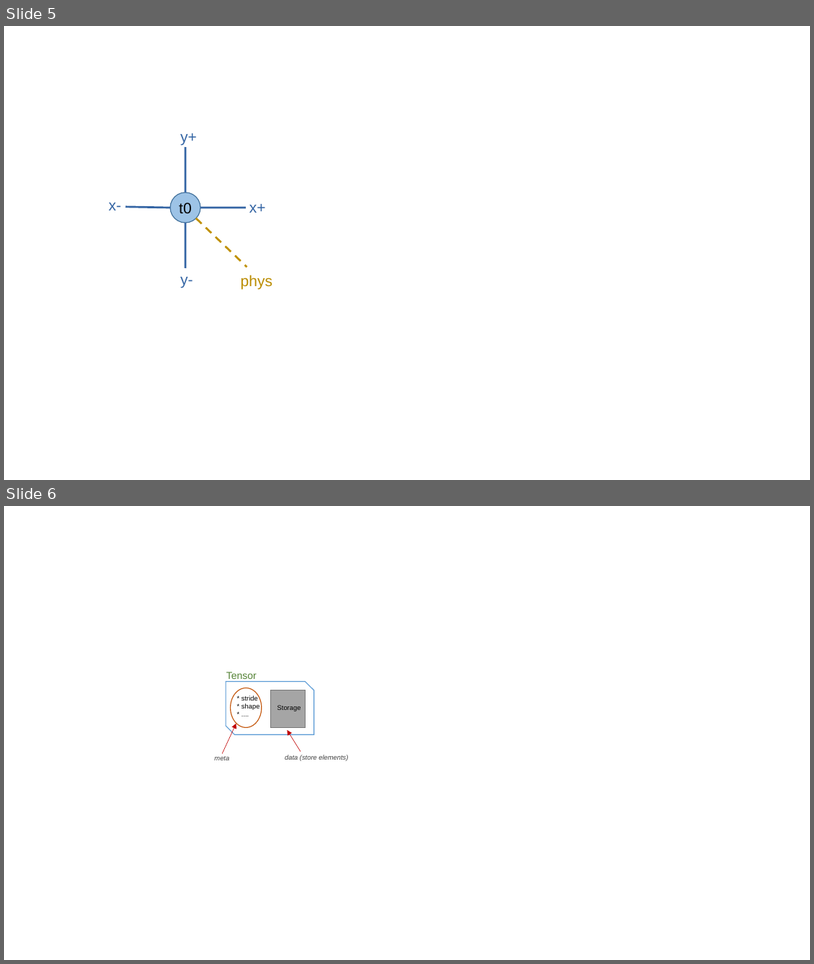
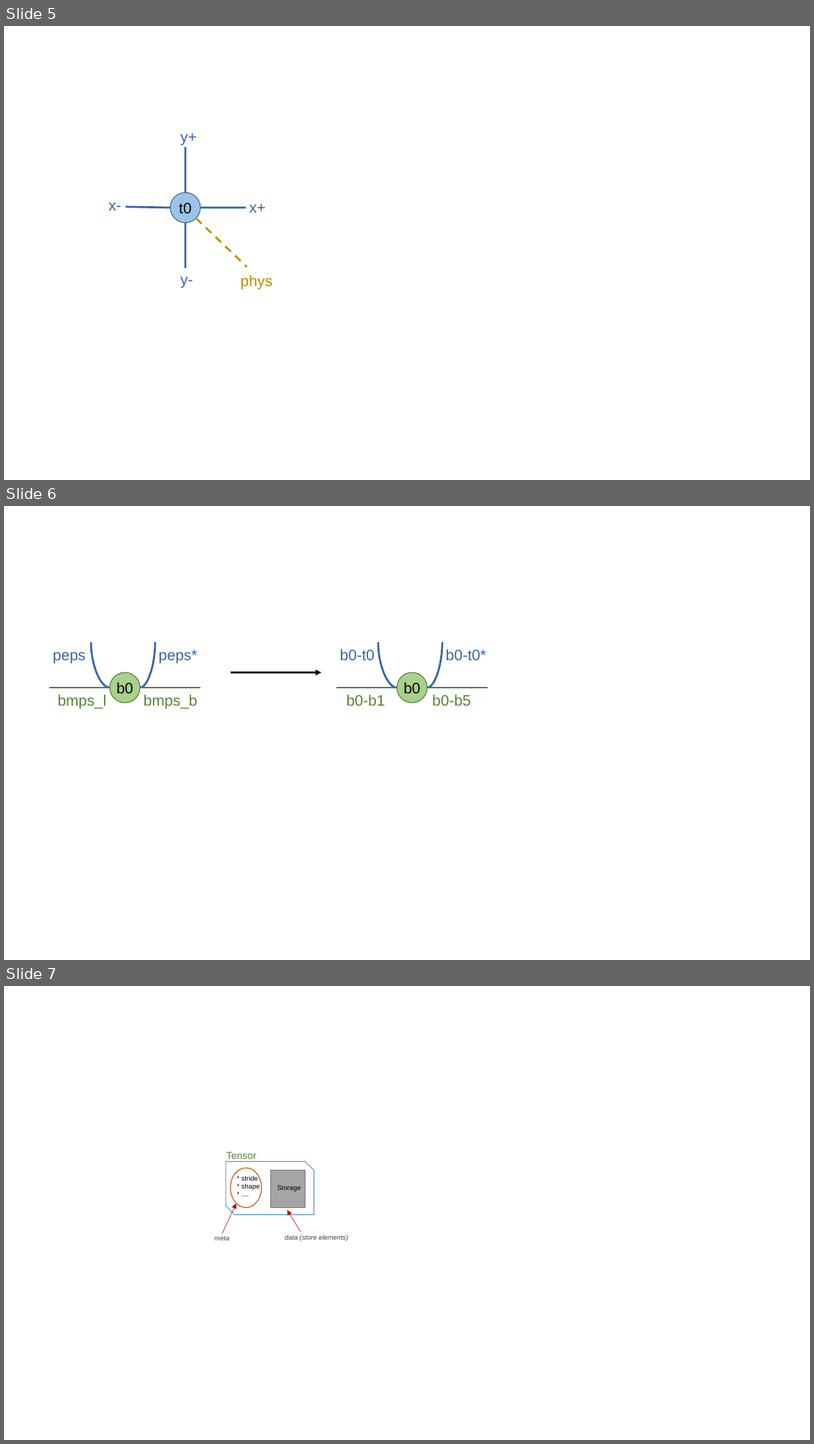
Before and after one commit to Cytnx-dev/Cytnx_doc, a slide deck: material/material.odp. Shown one above the other, each under a label of ours: slides 5 and 6 before the commit, slides 5, 6 and 7 after it. The pictures are 814x964 and 814x1444 pixels, drawn with LibreOffice and Linux fonts; fonts in the diff are those of the drawing. Boxes give left, top, right and bottom in pixels: in the first picture for what was removed or moved away, otherwise in the second. Text is boxed around its words. In the diff, an @@ line names an element or a change of style, - is before the commit and + after.

```diff
--- a/material/material.odp
+++ b/material/material.odp
@@ slide 6 added at <box>4,506,810,960</box>, background #FFFFFF @@
@@ text added at <box>53,651,86,663</box>, 18 pt, text #3465A4 @@
+peps
@@ curved line added from (91, 642) to (110, 687), #3465A4 2.3 pt @@
@@ curved line added from (155, 642) to (140, 687), #3465A4 2.3 pt @@
@@ text added at <box>159,649,198,663</box>, 18 pt, text #3465A4 @@
+peps*
@@ text added at <box>340,649,375,660</box>, 18 pt, text #3465A4 @@
+b0-t0
@@ curved line added from (378, 642) to (397, 687), #3465A4 2.3 pt @@
@@ curved line added from (442, 642) to (427, 687), #3465A4 2.3 pt @@
@@ text added at <box>446,649,486,660</box>, 18 pt, text #3465A4 @@
+b0-t0*
@@ ellipse added at <box>110,672,140,703</box>, fill #A9D18E, outline #548235 0.99 pt, 18 pt, text #000000 @@
+b0
@@ arrow added from (231, 672) to (322, 672), #000000 2.3 pt @@
@@ ellipse added at <box>397,672,427,703</box>, fill #A9D18E, outline #548235 0.99 pt, 18 pt, text #000000 @@
+b0
@@ elbow line added from (49, 687) to (110, 687), #548235 2.3 pt @@
@@ text added at <box>58,694,107,708</box>, 18 pt, text #548235 @@
+bmps_l
@@ elbow line added from (140, 687) to (201, 687), #548235 2.3 pt @@
@@ text added at <box>144,694,198,708</box>, 18 pt, text #548235 @@
+bmps_b
@@ elbow line added from (337, 687) to (397, 687), #548235 2.3 pt @@
@@ text added at <box>347,694,386,705</box>, 18 pt, text #548235 @@
+b0-b1
@@ elbow line added from (427, 687) to (488, 687), #548235 2.3 pt @@
@@ text added at <box>432,694,471,705</box>, 18 pt, text #548235 @@
+b0-b5
@@ what was slide 6 is now slide 7 @@
```
Also in this commit, not shown: 2 other files.
